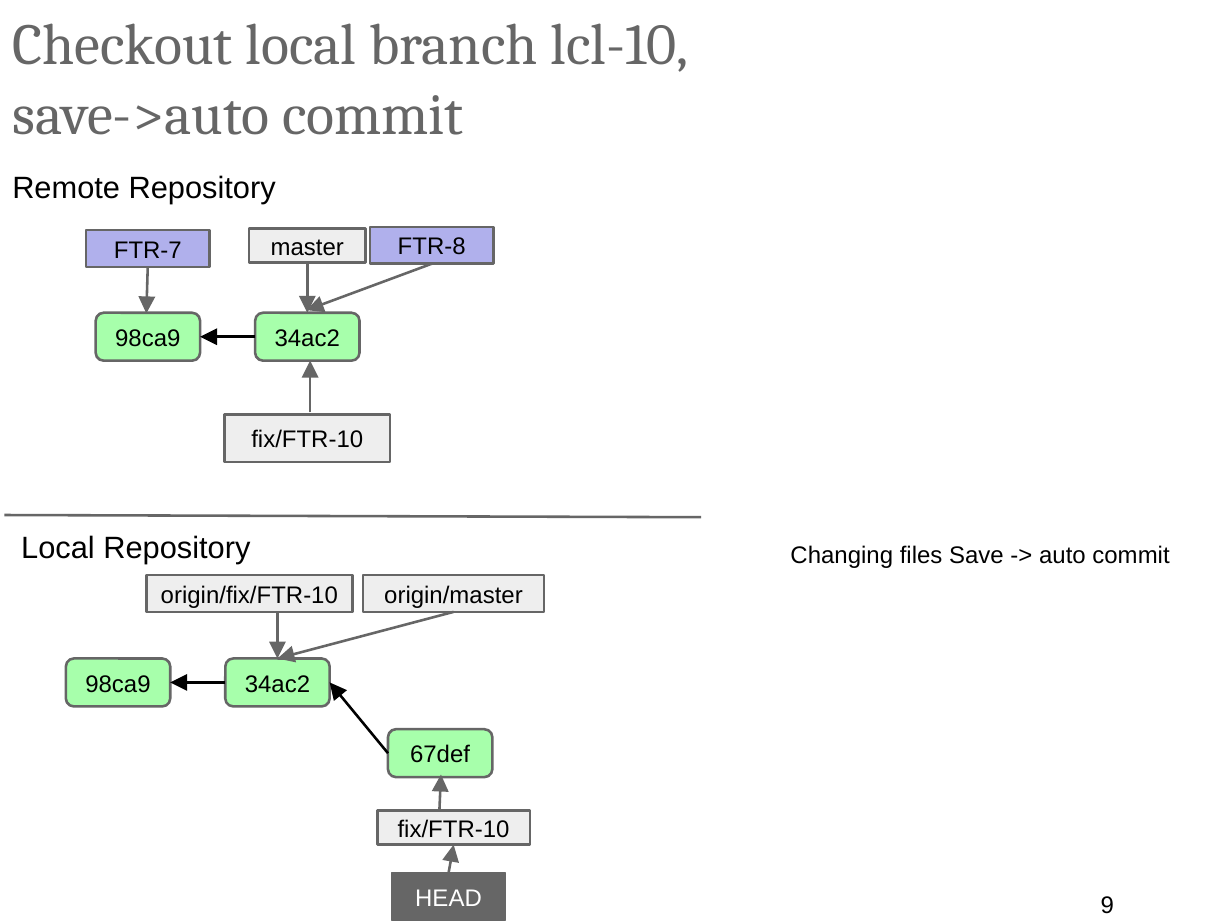
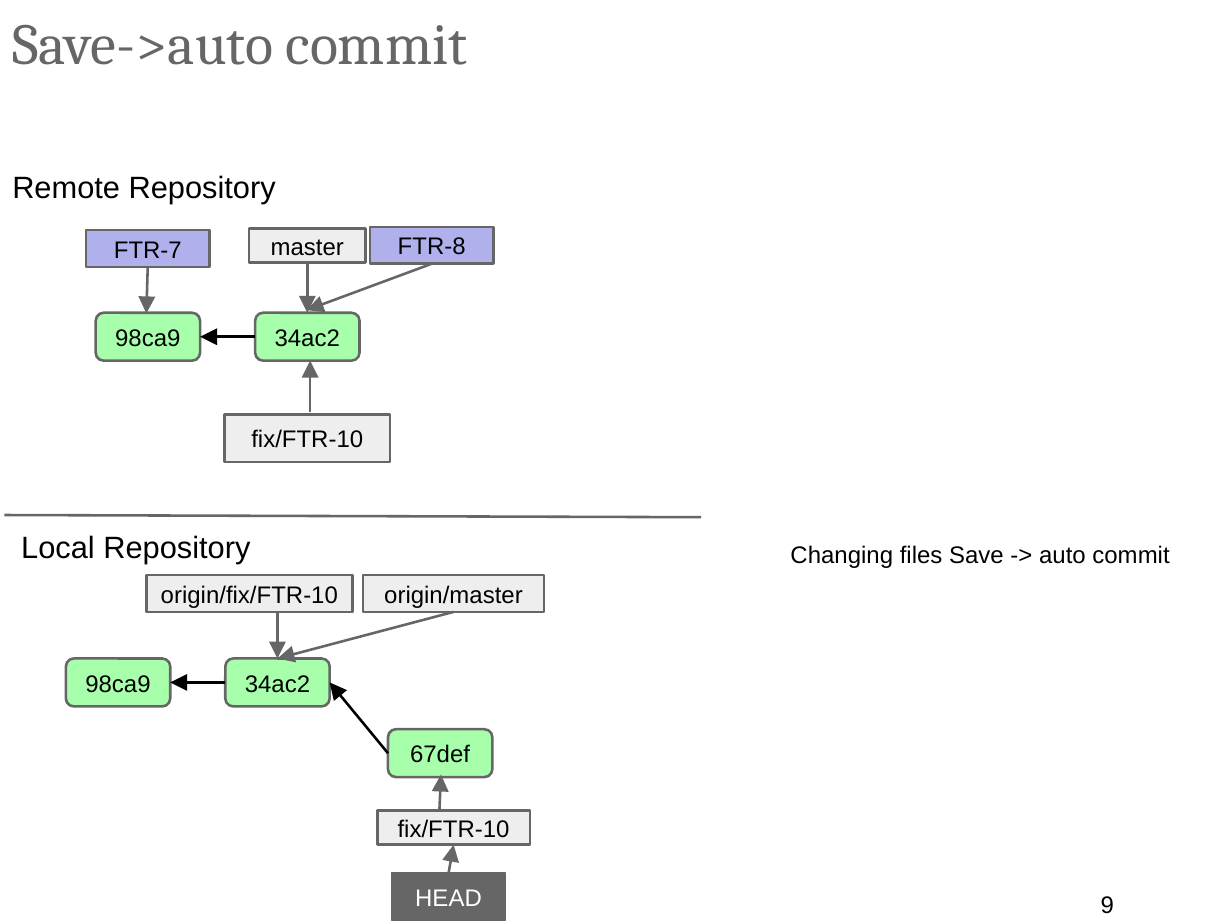
Before and after one commit to ilyaro/mysite, a slide deck: slide 9 of WorkStuff/Courses/Git/Git_Gitlab_Best_Practices/Git_Gitlab_BestPractices.pptx. Drawn at 1232x924 pixels with LibreOffice and Linux fonts; fonts in the diff are those of the drawing. Boxes give left, top, right and bottom in pixels: in the first picture for what was removed or moved away, otherwise in the second. Text is boxed around its words. In the diff, an @@ line names an element or a change of style, - is before the commit and + after.

```diff
--- a/WorkStuff/Courses/Git/Git_Gitlab_Best_Practices/Git_Gitlab_BestPractices.pptx
+++ b/WorkStuff/Courses/Git/Git_Gitlab_Best_Practices/Git_Gitlab_BestPractices.pptx
@@ title at (12, 24, 468, 65): text changed @@
-Checkout local branch lcl-10,
-save->auto commit
+Save->auto commit
```
Also in this commit, not shown: 5 other slides changed.
